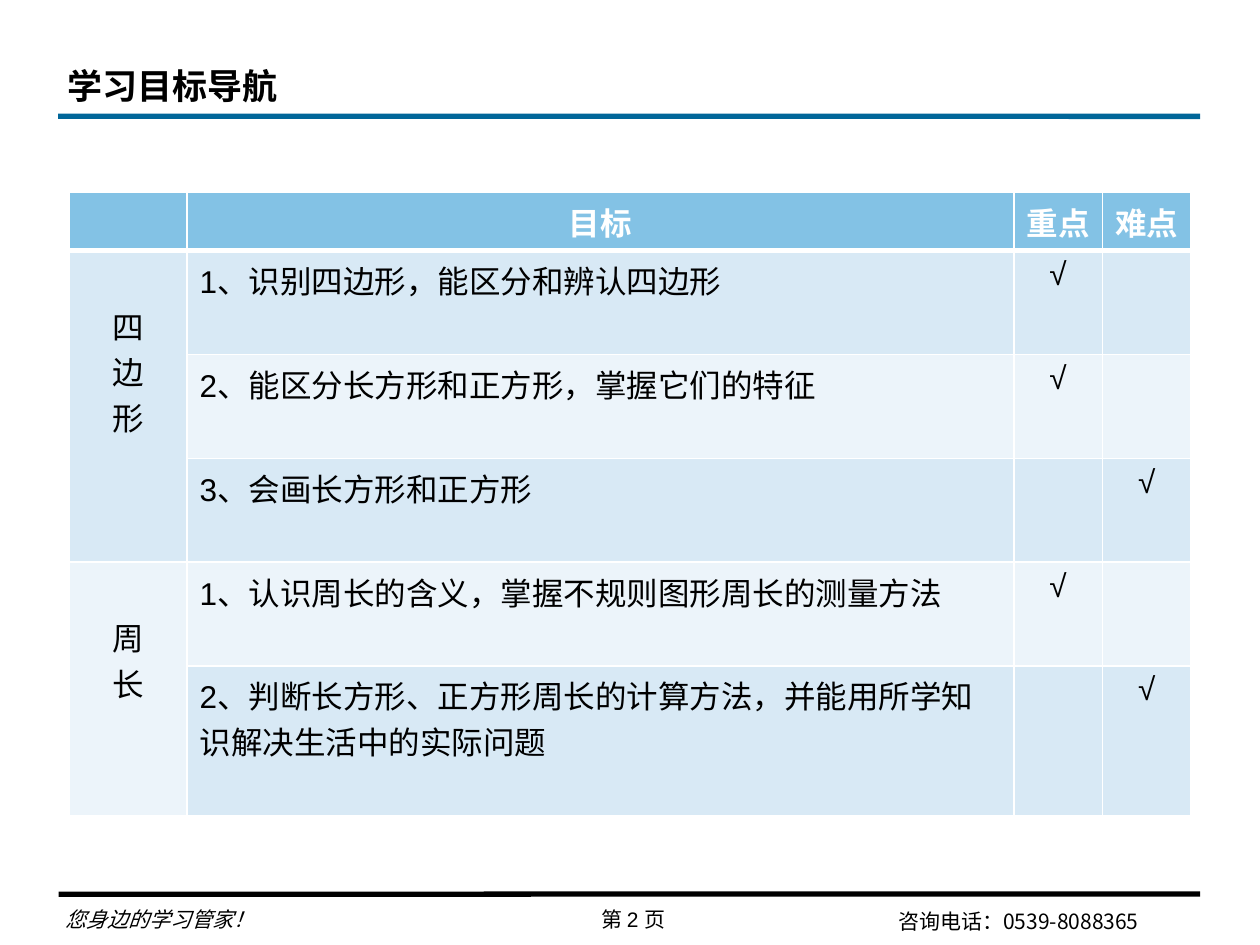
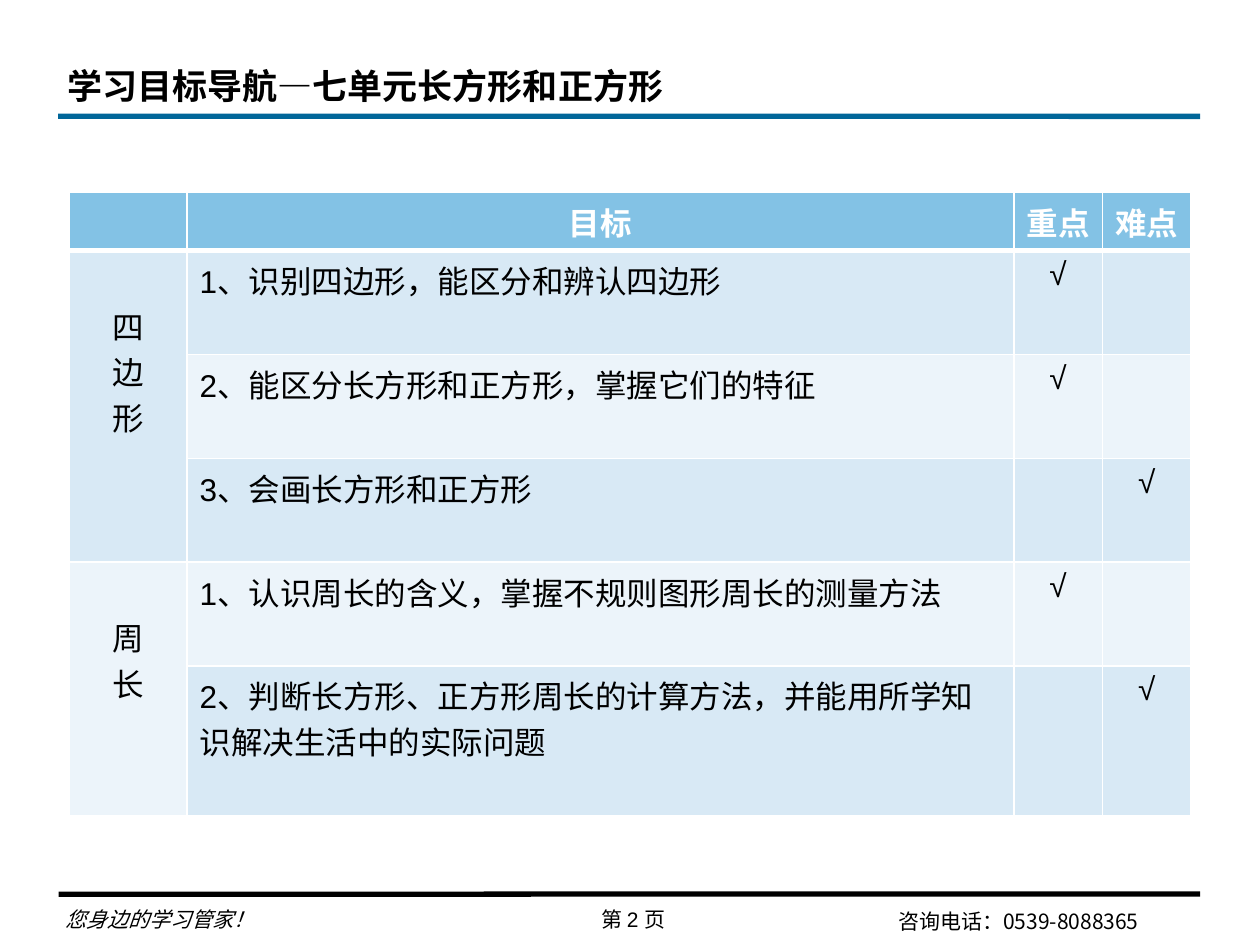
Before and after one commit to lihy68/JuvenHAM, a slide deck: slide 2 of 2017秋季/数学/三年级/2例题讲练/3上7单元典型例题讲练.pptx. Drawn at 1260x945 pixels with LibreOffice and Linux fonts; fonts in the diff are those of the drawing; background and template pictures are left out. Boxes give left, top, right and bottom in pixels: in the first picture for what was removed or moved away, otherwise in the second. Text is boxed around its words. In the diff, an @@ line names an element or a change of style, - is before the commit and + after.

```diff
--- a/2017秋季/数学/三年级/2例题讲练/3上7单元典型例题讲练.pptx
+++ b/2017秋季/数学/三年级/2例题讲练/3上7单元典型例题讲练.pptx
@@ title at bbox=[67, 69, 663, 102]: text changed @@
-学习目标导航
+学习目标导航—七单元长方形和正方形
```
Also in this commit, not shown: 1 other file.
